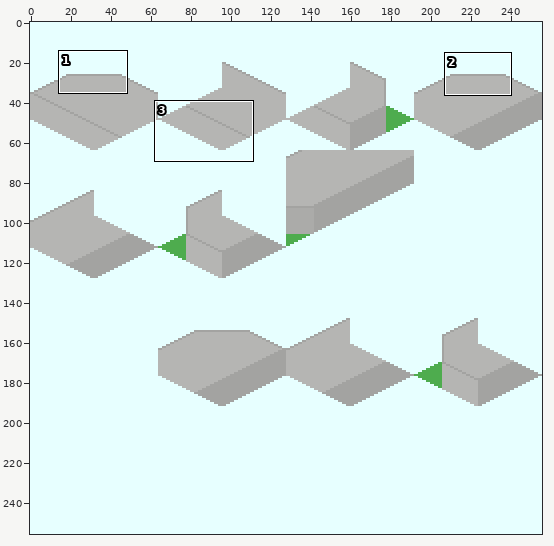
Edited in one commit: sprite sheet (source/png/Simple_Station_MainStation-1.png). Above, an overview of the earlier version with the close-up marked.
Close-up. Before:
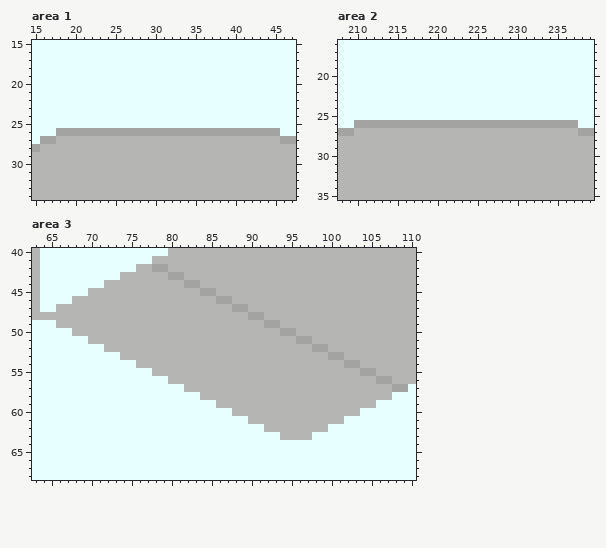
The file is 256x256 pixels. Colours within 5 levels of each other are drawn and written as one. Shown: area 1: x 15..47, y 15..34; area 2: x 208..239, y 16..35; area 3: x 63..110, y 40..68. The commit also changed other parts of the picture, which this record leaves out.
New version:
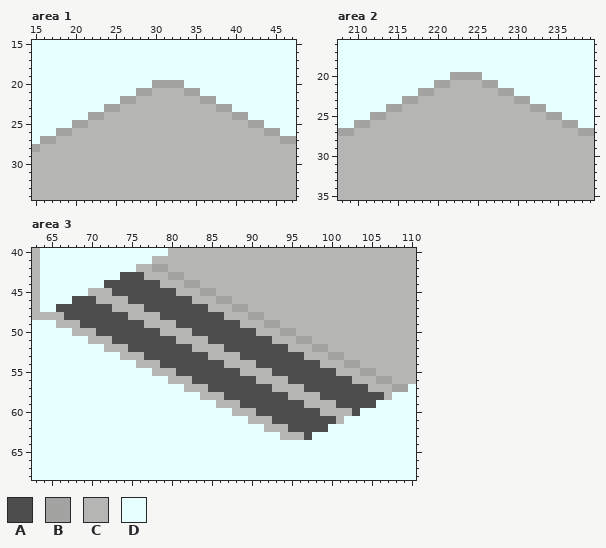
Palette (. is transparent): A #4d4d4d  B #a3a3a1  C #b5b5b3  D #e7ffff
The edit:
Area 1:
Colour D gives way to colour B in row 20 at x 30 to 33; in row 21 at x 28 to 29 and 34 to 35; in row 22 at x 26 to 27 and 36 to 37; in row 23 at x 24 to 25 and 38 to 39; in row 24 at x 22 to 23 and 40 to 41; in row 25 at x 20 to 21 and 42 to 43.
Colour B gives way to colour C in row 26 at x 20 to 43.
Colour D gives way to colour C in row 21 at x 30 to 33; in row 22 at x 28 to 35; in row 23 at x 26 to 37; in row 24 at x 24 to 39; in row 25 at x 22 to 41.
Area 2:
Colour D gives way to colour B in row 20 at x 222 to 225; in row 21 at x 220 to 221 and 226 to 227; in row 22 at x 218 to 219 and 228 to 229; in row 23 at x 216 to 217 and 230 to 231; in row 24 at x 214 to 215 and 232 to 233; in row 25 at x 212 to 213 and 234 to 235.
Colour B gives way to colour C in row 26 at x 212 to 235.
Colour D gives way to colour C in row 21 at x 222 to 225; in row 22 at x 220 to 227; in row 23 at x 218 to 229; in row 24 at x 216 to 231; in row 25 at x 214 to 233.
Area 3:
Colour C gives way to colour A in row 43 at x 74 to 76; in row 44 at x 72 to 78; in row 45 at x 73 to 80; in row 46 at x 68 to 70 and 75 to 82; in row 47 at x 66 to 72 and 77 to 84; in row 48 at x 67 to 74 and 79 to 86.
Colour C gives way to colour A in row 49 at x 69 to 76 and 81 to 88; in row 50 at x 71 to 78 and 83 to 90; in row 51 at x 73 to 80 and 85 to 92; in row 52 at x 75 to 82 and 87 to 94; in row 53 at x 77 to 84 and 89 to 96; in row 54 at x 79 to 86 and 91 to 98.
Colour C gives way to colour A in row 55 at x 81 to 88 and 93 to 100; in row 56 at x 83 to 90 and 95 to 102; in row 57 at x 85 to 92 and 97 to 104; in row 58 at x 87 to 94 and 99 to 106; in row 59 at x 89 to 96 and 101 to 105; in row 60 at x 91 to 98 and 103.
Colour C gives way to colour A in row 61 at x 93 to 100; in row 62 at x 95 to 99; in row 63 at x 97.
